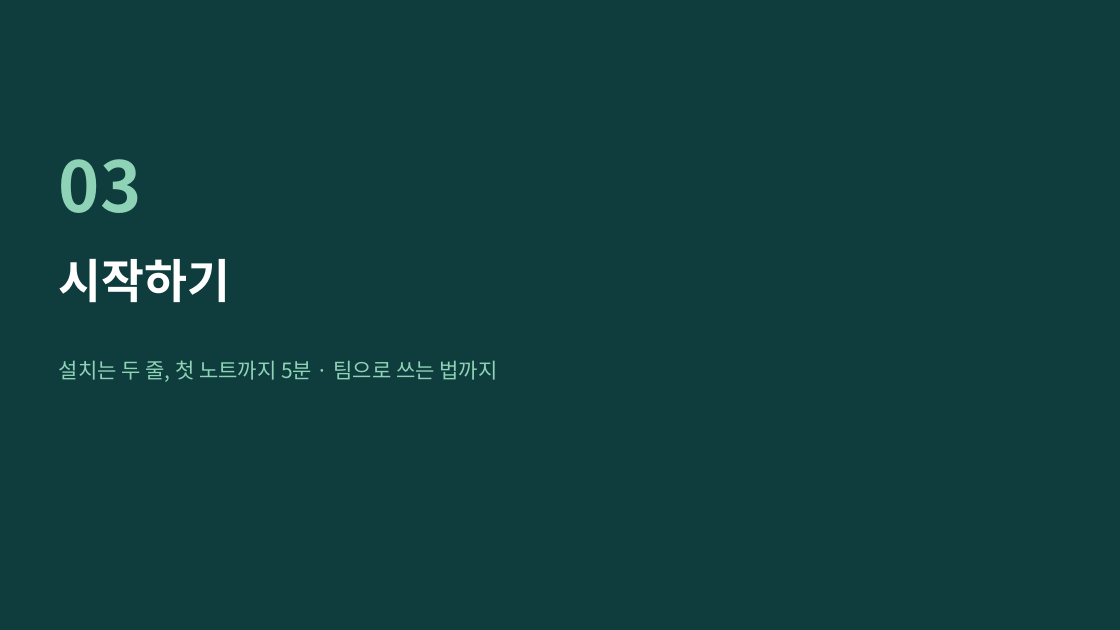
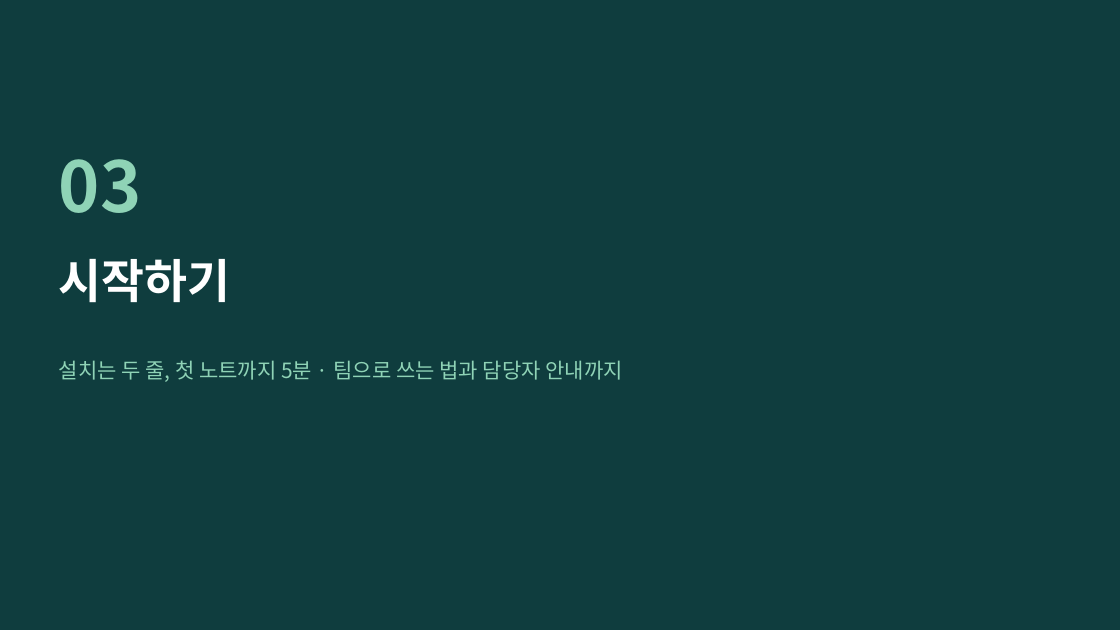
Before and after one commit to Owen-YC/learn-notes, a slide deck: slide 20 of docs/team/learn-notes-intro.pptx (slide 18 before the commit). Drawn at 1120x630 pixels with LibreOffice and Linux fonts; fonts in the diff are those of the drawing. Boxes give left, top, right and bottom in pixels: in the first picture for what was removed or moved away, otherwise in the second. Text is boxed around its words. In the diff, an @@ line names an element or a change of style, - is before the commit and + after.

```diff
--- a/docs/team/learn-notes-intro.pptx
+++ b/docs/team/learn-notes-intro.pptx
@@ text at (x1=59, y1=360, x2=622, y2=382): text changed @@
-설치는 두 줄, 첫 노트까지 5분 · 팀으로 쓰는 법까지
+설치는 두 줄, 첫 노트까지 5분 · 팀으로 쓰는 법과 담당자 안내까지
```
Also in this commit, not shown: 16 other slides changed, 4 slides added, 21 other files.
